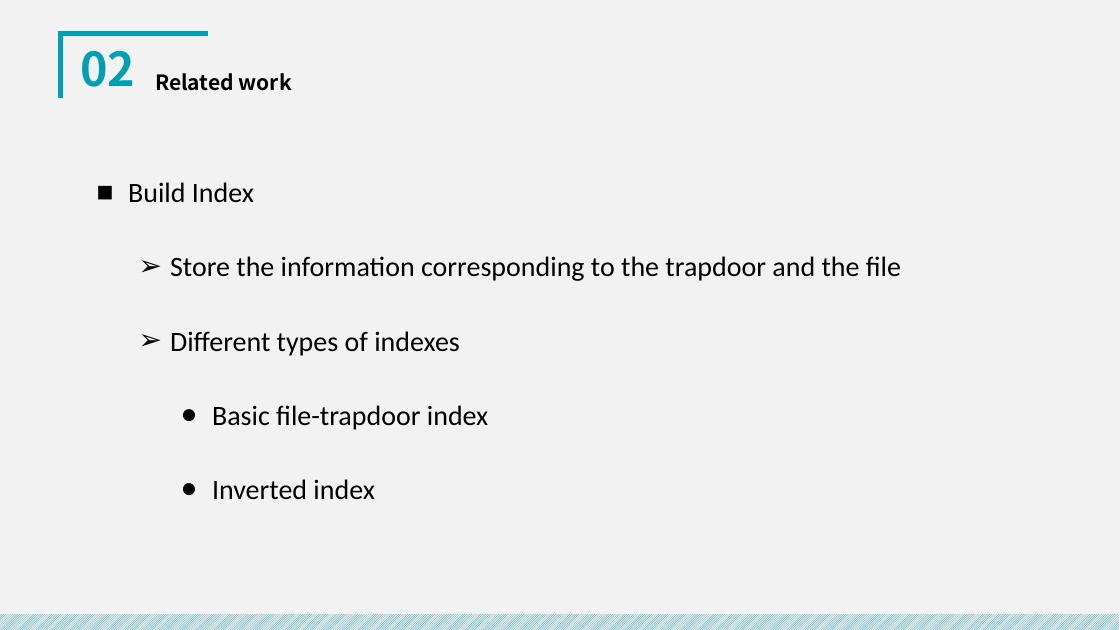
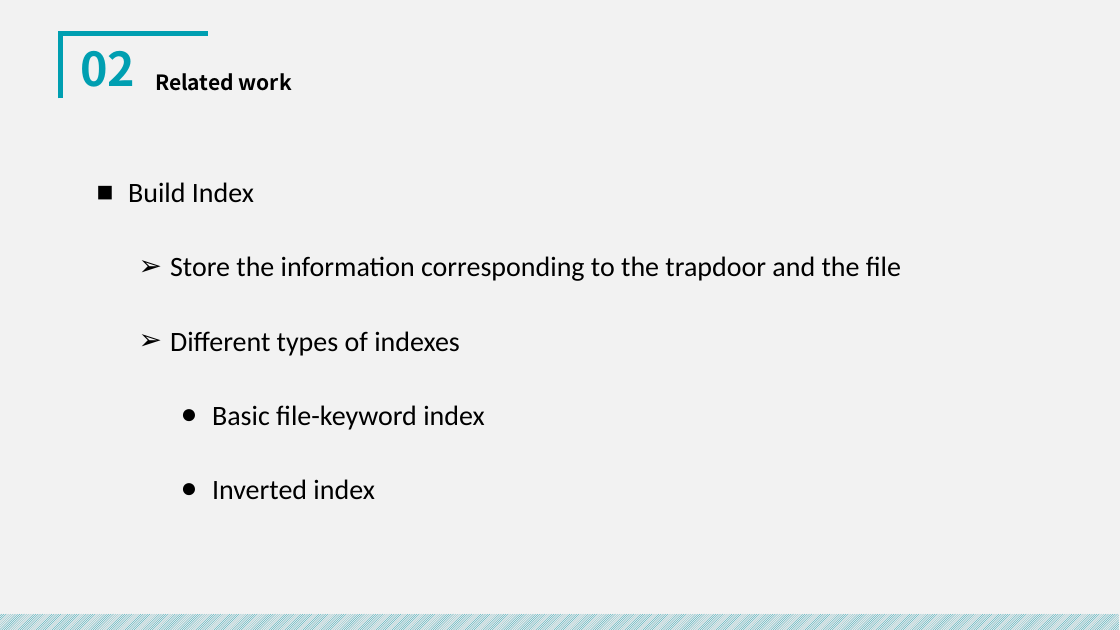
Before and after one commit to royalvald/MediumTest, a slide deck: slide 12 of 开题/中期答辩.pptx. Drawn at 1120x630 pixels with LibreOffice and Linux fonts; fonts in the diff are those of the drawing. Boxes give left, top, right and bottom in pixels: in the first picture for what was removed or moved away, otherwise in the second. Text is boxed around its words. In the diff, an @@ line names an element or a change of style, - is before the commit and + after.

```diff
--- a/开题/中期答辩.pptx
+++ b/开题/中期答辩.pptx
@@ text at (212, 405, 484, 430): text changed @@
-    ● Basic file-trapdoor index
+    ● Basic file-keyword index
```
Also in this commit, not shown: 15 other slides changed, 4 slides added, 1 slide removed, 3 other files.
